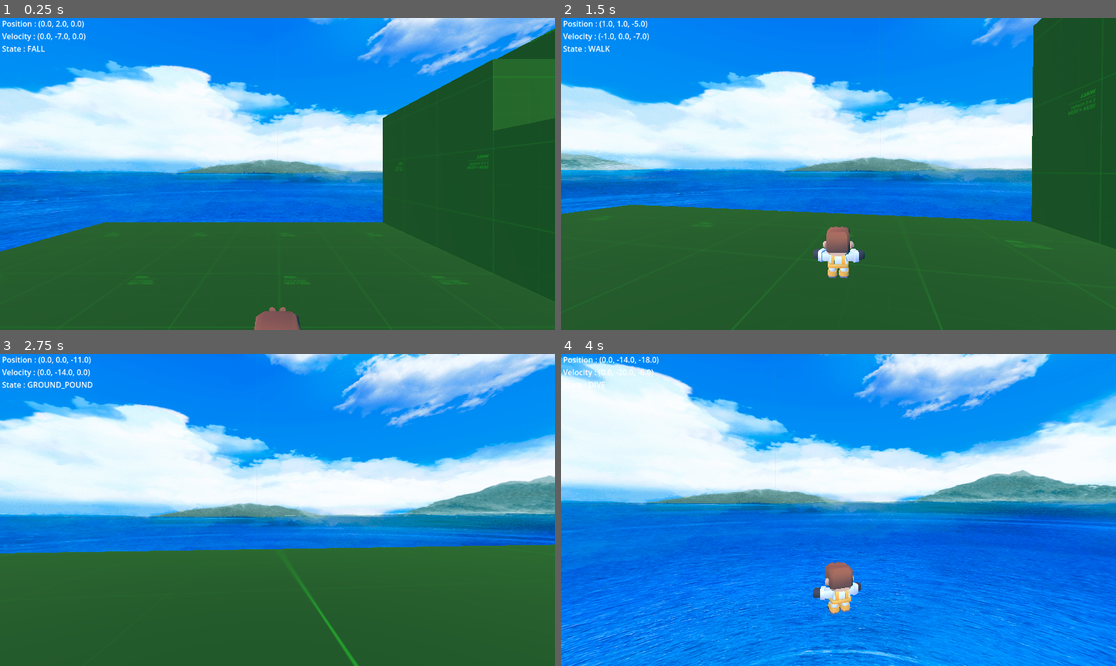
Above: before the commit, frames 1-4 (two rows, left to right).
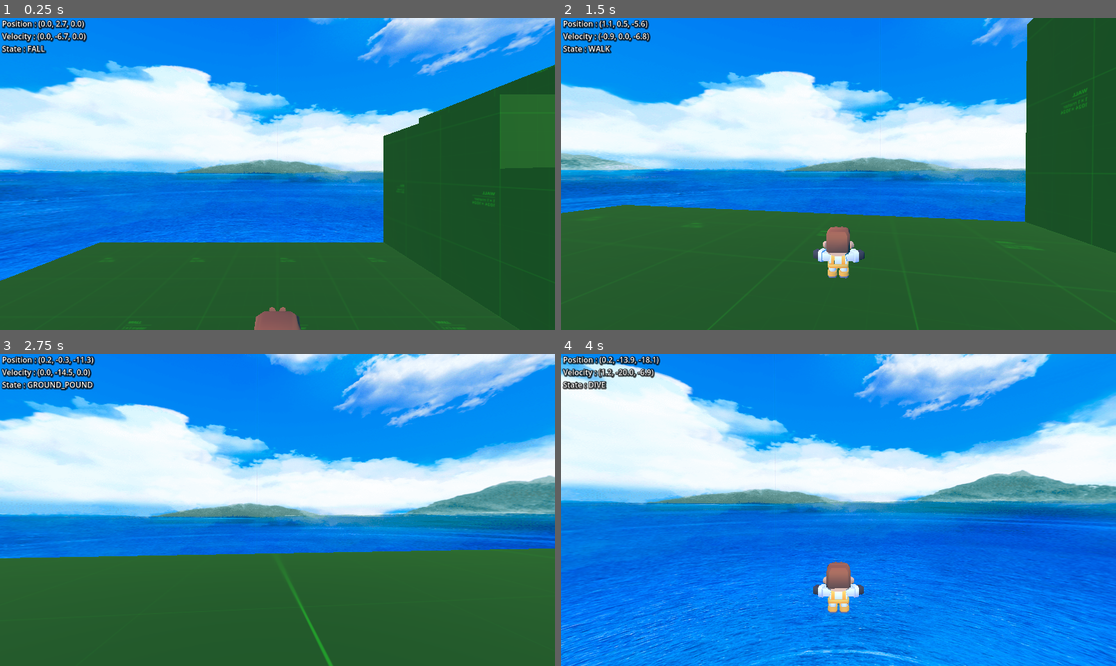
Above: after the commit, the same moments.

Repository: Loaf0/MonkeyMash2
Game: Godot game, scene res://scenes/levels/test/test.tscn
Same seed, same stepped clock (60 frames per second), same inputs: the game is played once before the commit and once after it.
Inputs (mouse positions are in pixels of both pictures, inside the frame that each line leads up to):
- Up to frame 1 (0.25 s): no input
- Up to frame 2 (1.5 s): tap Enter at 0.5 s; move the mouse to (866, 174) at 0.52 s; hold W (move_forward) from 0.53 s (still down); tap Ctrl (ground_pound) at 0.6 s; tap Space (jump) at 0.77, 1.07 s; tap V (spin) at 0.8, 1.35 s; move the mouse to (810, 174) at 1.27 s
- Up to frame 3 (2.75 s): keep holding W (move_forward); tap Space (jump) at 1.52, 1.55, 1.82, 2.1 s; move the mouse to (288, 503) at 2.02 s; tap Ctrl (ground_pound) at 2.3 s
- Up to frame 4 (4 s): keep holding W (move_forward); move the mouse to (832, 516) at 2.77 s; tap Ctrl (ground_pound) at 2.85 s; tap Space (jump) at 3.02, 3.32, 3.77, 3.8 s; tap V (spin) at 3.05, 3.6 s; move the mouse to (877, 513) at 3.52 s

The runs differ from the first frame. In frame 1, 10% of the frame differs, in the area x 0-100%, y 0-100%; in frame 2, 2.0%; in frame 3, 2.9%; in frame 4, 1.4%.

Commit message:
added walljumping diving bonking and reimplemented momentum

Diff:
--- a/project.godot
+++ b/project.godot
@@ -10,7 +10,7 @@
 
 [application]
 
-config/name="Monkey Mash 2"
+config/name="TheCrownAndTheCrypt"
 config/version="0.0.1"
 run/main_scene="res://scenes/levels/test/test.tscn"
 config/features=PackedStringArray("4.4", "Forward Plus")
--- a/scenes/levels/test/test.tscn
+++ b/scenes/levels/test/test.tscn
@@ -32,19 +32,39 @@
 size = Vector3(2, 8, 20)
 material = SubResource("StandardMaterial3D_8uh7m")
 
+[node name="CSGBox3D6" type="CSGBox3D" parent="CSGCombiner3D"]
+transform = Transform3D(1, 0, 0, 0, 1, 0, 0, 0, 1, 2.4903, 0.5, 13.465)
+size = Vector3(3, 2, 3)
+material = SubResource("StandardMaterial3D_8uh7m")
+
+[node name="CSGBox3D7" type="CSGBox3D" parent="CSGCombiner3D"]
+transform = Transform3D(1, 0, 0, 0, 1, 0, 0, 0, 1, -4.5097, 1.5, 13.465)
+size = Vector3(7, 2, 3)
+material = SubResource("StandardMaterial3D_8uh7m")
+
+[node name="CSGBox3D8" type="CSGBox3D" parent="CSGCombiner3D"]
+transform = Transform3D(1, 0, 0, 0, 1, 0, 0, 0, 1, -6.5097, 7.5, 13.465)
+size = Vector3(3, 10, 3)
+material = SubResource("StandardMaterial3D_8uh7m")
+
+[node name="CSGBox3D9" type="CSGBox3D" parent="CSGCombiner3D"]
+transform = Transform3D(1, 0, 0, 0, 1, 0, 0, 0, 1, -0.5097, 7.5, 13.465)
+size = Vector3(3, 2, 3)
+material = SubResource("StandardMaterial3D_8uh7m")
+
 [node name="CSGBox3D3" type="CSGBox3D" parent="CSGCombiner3D"]
-transform = Transform3D(1, 0, 0, 0, 1, 0, 0, 0, 1, 7, 1, -5)
-size = Vector3(2, 3, 10)
+transform = Transform3D(1, 0, 0, 0, 1, 0, 0, 0, 1, 7, 1.5, -5)
+size = Vector3(2, 2, 10)
 material = SubResource("StandardMaterial3D_8uh7m")
 
 [node name="CSGBox3D4" type="CSGBox3D" parent="CSGCombiner3D"]
-transform = Transform3D(1, 0, 0, 0, 1, 0, 0, 0, 1, 7, 3, -6)
-size = Vector3(2, 3, 8)
+transform = Transform3D(1, 0, 0, 0, 1, 0, 0, 0, 1, 7, 3.5, -6)
+size = Vector3(2, 2, 8)
 material = SubResource("StandardMaterial3D_8uh7m")
 
 [node name="CSGBox3D5" type="CSGBox3D" parent="CSGCombiner3D"]
-transform = Transform3D(1, 0, 0, 0, 1, 0, 0, 0, 1, 7, 5, -7)
-size = Vector3(2, 3, 6)
+transform = Transform3D(1, 0, 0, 0, 1, 0, 0, 0, 1, 7, 5.5, -7)
+size = Vector3(2, 2, 6)
 material = SubResource("StandardMaterial3D_8uh7m")
 
 [node name="CSGBox3D" type="CSGBox3D" parent="CSGCombiner3D"]
@@ -55,10 +75,11 @@
 transform = Transform3D(0.965926, 0.12941, -0.224144, 0, 0.866025, 0.5, 0.258819, -0.482963, 0.836516, 0, -2.21196, -3)
 
 [node name="Player" parent="." instance=ExtResource("1_p4erq")]
-transform = Transform3D(1, 0, 0, 0, 1, 0, 0, 0, 1, -0.0456657, 2.44919, 0.214484)
+transform = Transform3D(1, 0, 0, 0, 1, 0, 0, 0, 1, 0, 3.51812, 0)
 
-[node name="Camera" parent="." instance=ExtResource("2_p4erq")]
+[node name="Camera" parent="." node_paths=PackedStringArray("player") instance=ExtResource("2_p4erq")]
 transform = Transform3D(1, 0, 0, 0, 1, 0, 0, 0, 1, -0.0456657, 1.33881, 0.613528)
+player = NodePath("../Player")
 
 [node name="WorldEnvironment" type="WorldEnvironment" parent="."]
 environment = SubResource("Environment_8uh7m")
--- a/scenes/player/player.tscn
+++ b/scenes/player/player.tscn
@@ -14,9 +14,19 @@
 [sub_resource type="StandardMaterial3D" id="StandardMaterial3D_k53q1"]
 albedo_texture = ExtResource("3_btcbx")
 
+[sub_resource type="LabelSettings" id="LabelSettings_gmlin"]
+outline_size = 3
+outline_color = Color(0, 0, 0, 1)
+shadow_size = 10
+shadow_color = Color(0, 0, 0, 0.647059)
+
 [node name="Player" type="CharacterBody3D"]
 collision_layer = 2
 script = ExtResource("1_4s81h")
+
+[node name="BonkCast" type="RayCast3D" parent="."]
+transform = Transform3D(1, 0, 0, 0, 1, 0, 0, 0, 1, 0, 0.127154, 0)
+target_position = Vector3(0, 0, -0.4)
 
 [node name="CollisionShape3D" type="CollisionShape3D" parent="."]
 transform = Transform3D(1, 0, 0, 0, 1, 0, 0, 0, 1, 0, 0.358072, 0)
@@ -48,5 +58,6 @@
 text = "Velocity :
 Position :
 State : "
+label_settings = SubResource("LabelSettings_gmlin")
 
 [editable path="playermodel/character-male-e2"]
--- a/scripts/player/player.gd
+++ b/scripts/player/player.gd
@@ -1,7 +1,9 @@
 extends CharacterBody3D
 
+@onready var bonk_cast = $BonkCast
+
 enum State {
-	IDLE, WALK, RUN, JUMP, FALL, GROUND_POUND, DIVE, WALL_JUMP, LAND, GROUND_POUND_RECOVERY
+	IDLE, WALK, RUN, JUMP, FALL, GROUND_POUND, DIVE, WALL_SLIDE, WALL_JUMP, LAND, GROUND_POUND_RECOVERY, BONK
 }
 
 @export_category("General")
@@ -16,18 +18,18 @@
 @export var low_jump_multiplier := 2.8
 @export var max_fall_speed := -20.0
 @export var coyote_time_max := 0.15
-@export var jump_buffer_time := 0.2
 
 @export_category("Movement")
-@export var move_speed := 5.0
-@export var run_speed := 7.0
+@export var move_speed := 7.0
 @export var acceleration := 15.0
 @export var momentum_acceleration := 3.0
 @export var momentum_deceleration := 30.0
 @export var ground_deceleration := 30.0
 @export var ground_acceleration := 15.0
-@export var air_deceleration := 2.0
-@export var air_acceleration := 6.0
+@export var air_deceleration := 0.0
+@export var air_acceleration := 8.0
+@export var standard_air_influence := 0.3
+var air_influence := standard_air_influence
 @export var dive_speed := 30.0
 @export var max_snap_angle := 45.0
 @export var turn_slowdown_threshold := 110.0
@@ -43,19 +45,41 @@
 @export_category("Dive")
 @export var dive_horizontal_speed := 10.0
 @export var dive_upward_boost := 8.0
+@export var dive_air_modifier := 0.1
+var dive_air_influence = standard_air_influence * dive_air_modifier
+
+@export var bonk_stun_time := 0.8
+@export var dive_bonk_window := 0.5
+var bonk_timer := 0.0
+var stunned_timer := 0.0
+var just_bonked = true
 
 @export_category("Ground Pound Recovery")
 @export var ground_pound_recovery_time := 0.25
 @export var ground_pound_jump_multiplier := 1.4
 var recovery_timer := 0.0
 
+@export_category("Wall Interactions")
+@export var wall_slide_min_speed := -1.0
+@export var wall_slide_max_speed := -6.0
+@export var wall_jump_force := Vector3(-10, 12, 0)
+@export var wall_slide_lerp_duration := 3.0
+var wall_slide_timer := 0.0
+
+
+@export_category("Buffers")
+@export var jump_buffer_time := 0.15
+@export var dive_buffer_time := 0.15
+@export var wall_jump_buffer_time := 0.15
+var wall_jump_buffer_timer := 0.0
+var dive_buffer_timer := 0.0
+var jump_buffer_timer := 0.0
+var coyote_timer := 0.0
+
 @onready var camera = $"../Camera"
 
 var direction: Vector3
 var current_speed := 0.0
-
-var coyote_timer := 0.0
-var jump_buffer_timer := 0.0
 var jump_hold_timer := 0.0
 var jump_held := false
 var just_dived = false
@@ -83,6 +107,11 @@
 
 	if Input.is_action_just_pressed("jump"):
 		jump_buffer_timer = jump_buffer_time
+	if Input.is_action_just_pressed("spin"):
+		dive_buffer_timer = dive_buffer_time
+	if Input.is_action_just_pressed("jump"):
+		jump_buffer_timer = jump_buffer_time
+		wall_jump_buffer_timer = wall_jump_buffer_time
 
 func update_timers(delta):
 	if !is_on_floor():
@@ -91,6 +120,11 @@
 		coyote_timer = coyote_time_max
 
 	jump_buffer_timer -= delta
+	dive_buffer_timer -= delta
+	wall_jump_buffer_timer -= delta
+
+	if is_on_floor():
+		wall_jump_buffer_timer = 0.0
 
 	if jump_held and jump_hold_timer > 0.0 and velocity.y > 0:
 		velocity.y += jump_extra_force * delta
@@ -142,6 +176,7 @@
 				current_state = State.FALL
 			elif Input.is_action_just_pressed("ground_pound"):
 				current_state = State.GROUND_POUND
+				ground_pound_started = false
 				velocity.y = ground_pound_speed
 
 		State.FALL:
@@ -149,9 +184,13 @@
 				current_state = State.LAND
 			elif Input.is_action_just_pressed("ground_pound"):
 				current_state = State.GROUND_POUND
+				ground_pound_started = false
 				velocity.y = ground_pound_speed
 			elif jump_buffer_timer > 0.0 and coyote_timer > 0.0:
 				jump()
+			elif is_touching_wall() and is_moving_into_wall():
+				current_state = State.WALL_SLIDE
+				wall_slide_timer = 0.0
 
 		State.GROUND_POUND:
 			if !ground_pound_started:
@@ -167,9 +206,11 @@
 					velocity.y = lerp(velocity.y, ground_pound_speed, ground_pound_acceleration * delta)
 				else:
 					velocity.y = 0
-				if Input.is_action_just_pressed("spin"):
+				# buffer this later
+				if dive_buffer_timer > 0.0:
 					current_state = State.DIVE
 					just_dived = true
+					dive_buffer_timer = 0.0
 					ground_pound_started = false
 				elif is_on_floor():
 					current_state = State.GROUND_POUND_RECOVERY
@@ -178,17 +219,23 @@
 
 		State.DIVE:
 			if just_dived:
+				bonk_timer = dive_bonk_window
 				perform_dive(delta)
 			just_dived = false
 
+			if bonk_timer > 0.0:
+				bonk_timer -= delta
+				if bonk_detection():
+					just_bonked = true
+					current_state = State.BONK
+
 			if is_on_floor():
 				current_state = State.IDLE
-
 
 		State.GROUND_POUND_RECOVERY:
 			recovery_timer -= delta
 
-			if Input.is_action_just_pressed("jump"):
+			if jump_buffer_timer > 0.0:
 				velocity.y = jump_force * ground_pound_jump_multiplier
 				current_state = State.JUMP
 				jump_hold_timer = jump_hold_time
@@ -196,55 +243,108 @@
 			elif recovery_timer <= 0.0:
 				current_state = State.LAND
 
+		State.WALL_SLIDE:
+			if is_on_floor():
+				current_state = State.LAND
+			elif !is_on_wall() or !is_moving_into_wall():
+				current_state = State.FALL
+			elif wall_jump_buffer_timer > 0.0:
+				var wall_normal = get_wall_normal()
+				velocity = -wall_normal * wall_jump_force.x
+				velocity.y = wall_jump_force.y
+				current_state = State.WALL_JUMP
+				wall_jump_buffer_timer = 0.0
+			else:
+				wall_slide_timer += delta
+				var t = clamp(wall_slide_timer / wall_slide_lerp_duration, 0, 1)
+				var slide_speed = lerp(wall_slide_min_speed, wall_slide_max_speed, t)
+
+				if velocity.y < slide_speed:
+					velocity.y = slide_speed
+
+		State.WALL_JUMP:
+			if Input.is_action_just_pressed("ground_pound"):
+				ground_pound_started = false
+				current_state = State.GROUND_POUND
+			if is_on_floor():
+				current_state = State.LAND
+			elif velocity.y < 0:
+				current_state = State.FALL
+
 		State.LAND:
 			if direction.length() > 0.1:
 				current_state = State.WALK
 			else:
 				current_state = State.IDLE
 
+		State.BONK:
+			if just_bonked:
+				stunned_timer = bonk_stun_time
+				bonk_timer = 0.0
+				var wall_normal = get_wall_normal()
+				if wall_normal != Vector3.ZERO:
+					velocity = wall_normal * 6.0
+					velocity.y = 3.5
+			just_bonked = false
+			if is_on_floor():
+				stunned_timer -= delta
+				velocity.x = 0
+				velocity.z = 0
+				if stunned_timer <= 0.0:
+					just_bonked = true
+					current_state = State.LAND
+
+
 func move_character(delta):
+	if current_state in [State.GROUND_POUND, State.GROUND_POUND_RECOVERY]:
+		velocity.x = 0
+		velocity.z = 0
+		move_and_slide()
+		return
+
+	if current_state == State.BONK:
+		direction = Vector3(0, 0, 0)
+
+	if (current_state == State.DIVE):
+		air_influence = dive_air_influence
+	else:
+		air_influence = standard_air_influence
+
 	momentum_deceleration = ground_deceleration if is_on_floor() else air_deceleration
 	momentum_acceleration = ground_acceleration if is_on_floor() else air_acceleration
 
 	var input_magnitude = direction.length()
-	var move_direction = direction
-
-	if current_state == State.DIVE:
-		move_direction = Vector3.ZERO
-		input_magnitude = 0
-
-	if move_direction != Vector3.ZERO:
-		move_direction = move_direction.normalized()
+	var move_direction = direction.normalized() if input_magnitude > 0.05 else Vector3.ZERO
 
 	if input_magnitude > 0.05:
 		var target_angle = atan2(-move_direction.x, -move_direction.z)
 		var angle_diff = abs(rad_to_deg(wrapf(target_angle - rotation.y, -PI, PI)))
-
 		var turning_hard = angle_diff > turn_slowdown_threshold
 		var slowdown = turn_slowdown_multiplier if turning_hard else 1.0
-
-		current_speed = lerp(current_speed, run_speed * slowdown, momentum_acceleration * delta)
+		current_speed = lerp(current_speed, move_speed * slowdown, momentum_acceleration * delta)
 		rotation.y = lerp_angle(rotation.y, target_angle, 10.0 * delta)
 	else:
 		current_speed = lerp(current_speed, 0.0, momentum_deceleration * delta)
 
 	var desired_velocity = move_direction * current_speed
 
-	if input_magnitude < 0.05:
-		desired_velocity.x = lerp(velocity.x, 0.0, momentum_deceleration * delta)
-		desired_velocity.z = lerp(velocity.z, 0.0, momentum_deceleration * delta)
-
-	velocity.x = lerp(velocity.x, desired_velocity.x, acceleration * delta)
-	velocity.z = lerp(velocity.z, desired_velocity.z, acceleration * delta)
-
-	if current_state == State.GROUND_POUND:
-		velocity = Vector3(0, velocity.y, 0)
-
+	if is_on_floor():
+		velocity.x = lerp(velocity.x, desired_velocity.x, acceleration * delta)
+		velocity.z = lerp(velocity.z, desired_velocity.z, acceleration * delta)
+	else:
+		var air_influence = 0.3
+		velocity.x = lerp(velocity.x, desired_velocity.x, air_acceleration * air_influence * delta)
+		velocity.z = lerp(velocity.z, desired_velocity.z, air_acceleration * air_influence * delta)
+
+		if input_magnitude < 0.05:
+			velocity.x = lerp(velocity.x, 0.0, air_deceleration * delta)
+			velocity.z = lerp(velocity.z, 0.0, air_deceleration * delta)
 
 	move_and_slide()
 
+
 func perform_spin(delta):
-	#float/jump/attack thing from galaxy
+	#float/jump/attack thing
 	pass
 
 func perform_dive(delta):
@@ -269,14 +369,24 @@
 
 
 func update_debug_menu():
-	$Control/Label.text = " Position : " + str(round_vector3(position.round())) + "\n Velocity : " + str(round_vector3(velocity.round())) + "\n State : " + str(State.keys()[current_state])
+	if position.y < -30:
+		position = Vector3(position.x, 100, position.z)
+		current_state == State.FALL
+
+	$Control/Label.text = " Position : " + str(round_vector3(position)) + "\n Velocity : " + str(round_vector3(velocity)) + "\n State : " + str(State.keys()[current_state])
 
 func round_vector3(vec: Vector3) -> Vector3:
-	return Vector3(
-		round(vec.x * 100.0) / 100.0,
-		round(vec.y * 100.0) / 100.0,
-		round(vec.z * 100.0) / 100.0
-	)
+	return Vector3(round(vec.x * 10.0) / 10.0, round(vec.y * 10.0) / 10.0, round(vec.z * 10.0) / 10.0)
 
 func get_speed():
 	return Vector3(velocity.x, 0, velocity.z)
+
+func is_moving_into_wall() -> bool:
+	var wall_normal = get_wall_normal()
+	return direction.dot(-wall_normal) > 0.5
+
+func bonk_detection() -> bool:
+	return bonk_cast.is_colliding()
+
+func is_touching_wall() -> bool:
+	return get_slide_collision_count() > 0 and !is_on_floor()
Not shown: 1 places in scenes/player/player.tscn that only renumber resources
